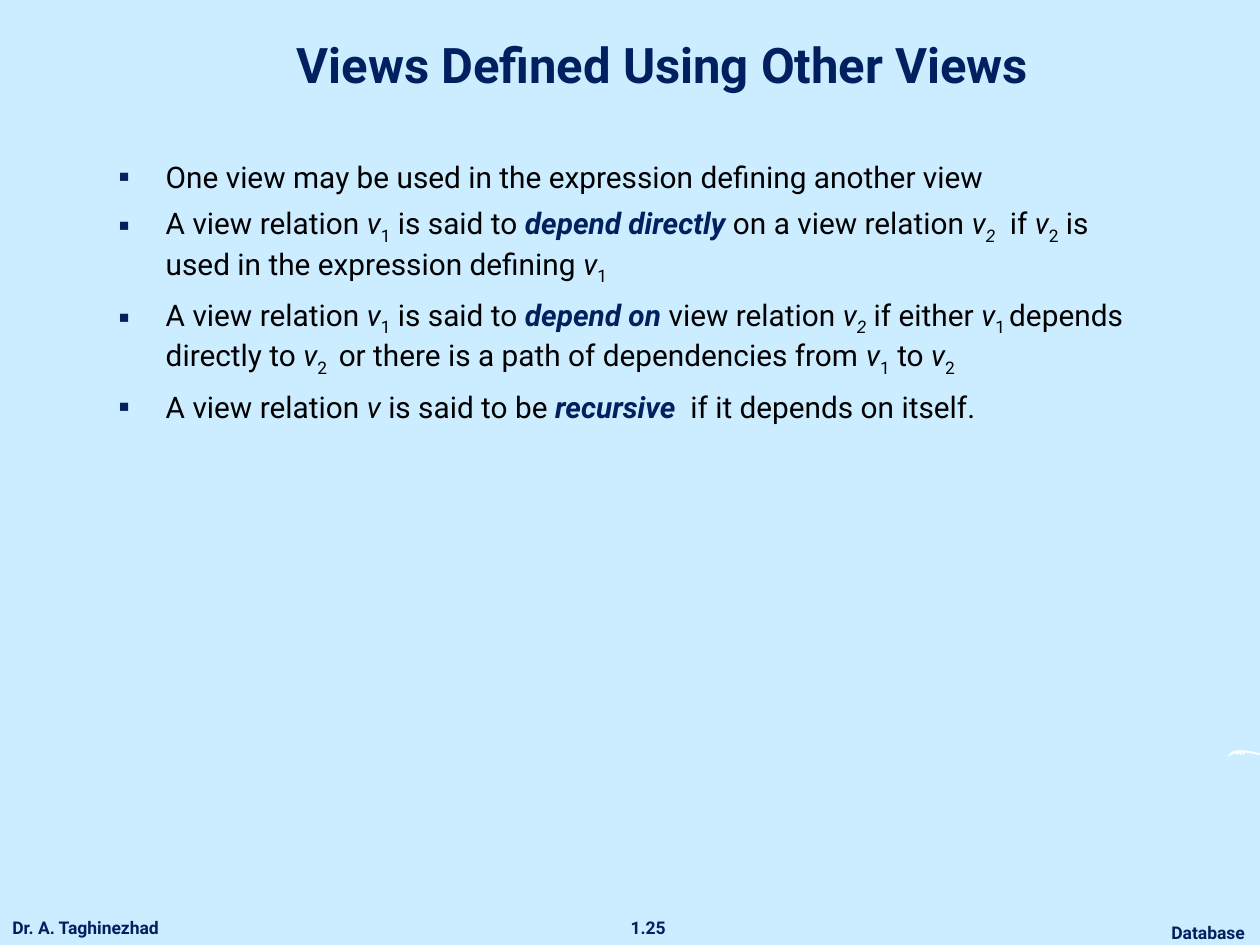
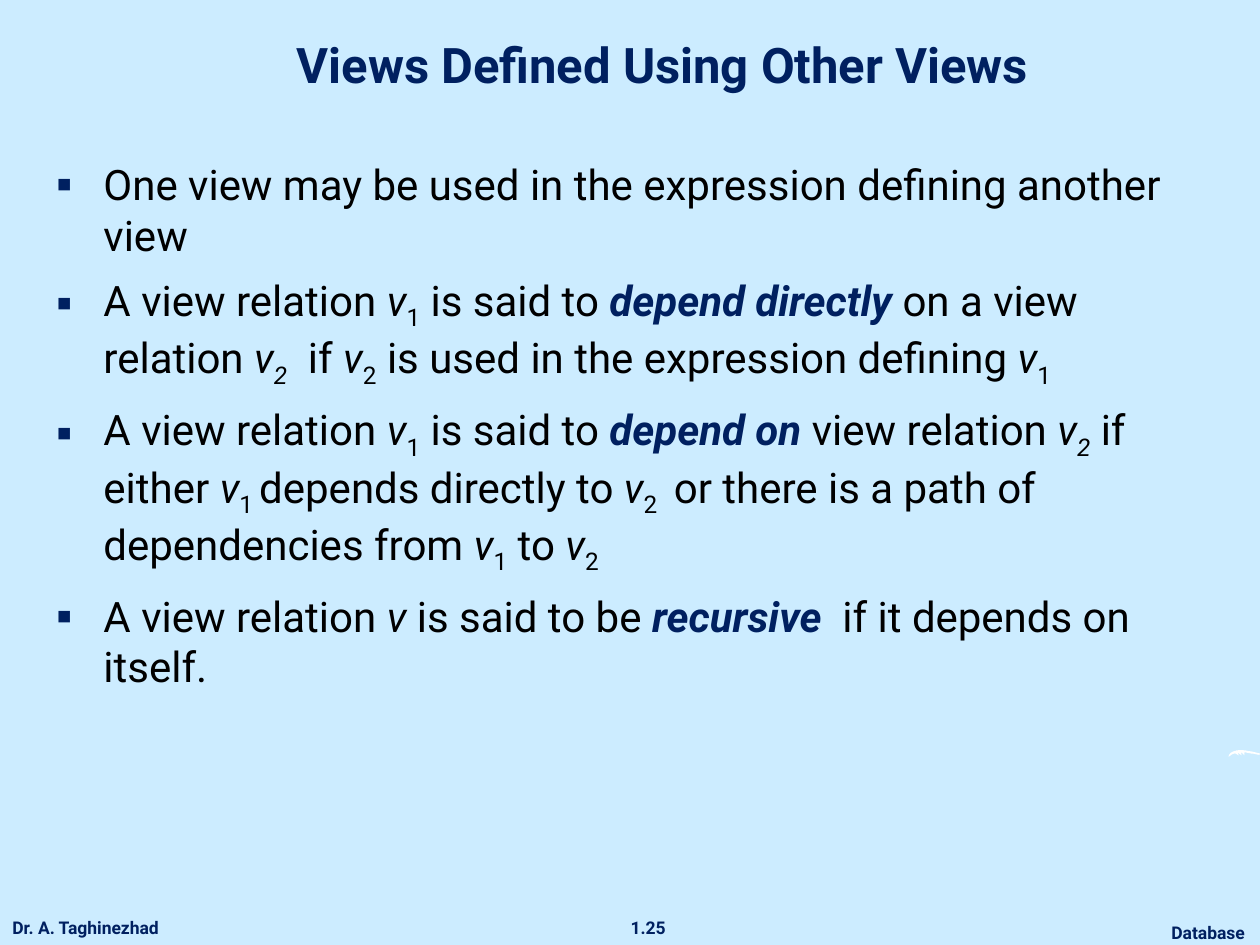
Before and after one commit to ataghinezhad/ataghinezhad.github.io, a slide deck: slide 25 of courses/downloads/temp/Database_Lec4.pptx. Drawn at 1260x945 pixels with LibreOffice and Linux fonts; fonts in the diff are those of the drawing; background and template pictures are left out. Boxes give left, top, right and bottom in pixels: in the first picture for what was removed or moved away, otherwise in the second. Text is boxed around its words. In the diff, an @@ line names an element or a change of style, - is before the commit and + after.

```diff
--- a/courses/downloads/temp/Database_Lec4.pptx
+++ b/courses/downloads/temp/Database_Lec4.pptx
@@ text "One view may be used ...": place and size @@
-text "One view may be used ..." at [166,165,1123,424]
+text "One view may be used ..." at [103,168,1160,683]
@@ text "One view may be used ..." at [103,168,1160,683]: size 17 to 24 pt; more space between paragraphs @@
```
Also in this commit, not shown: 39 other slides changed, 2 slides added, 1 slide removed, 1 other file.
